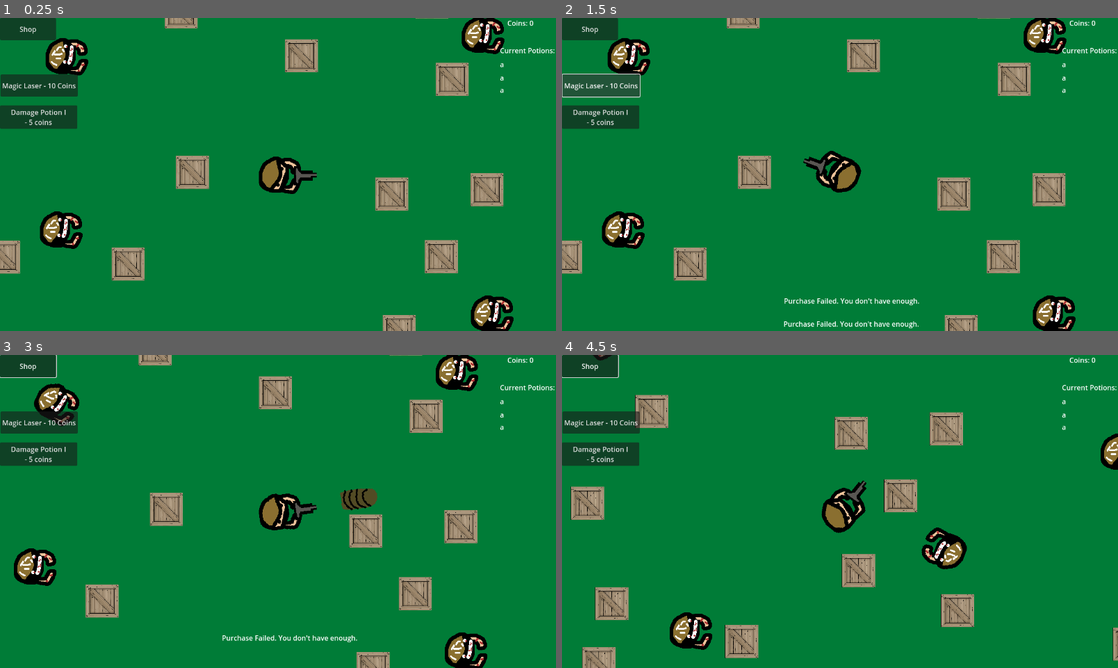
Above: before the commit, frames 1-4 (two rows, left to right).
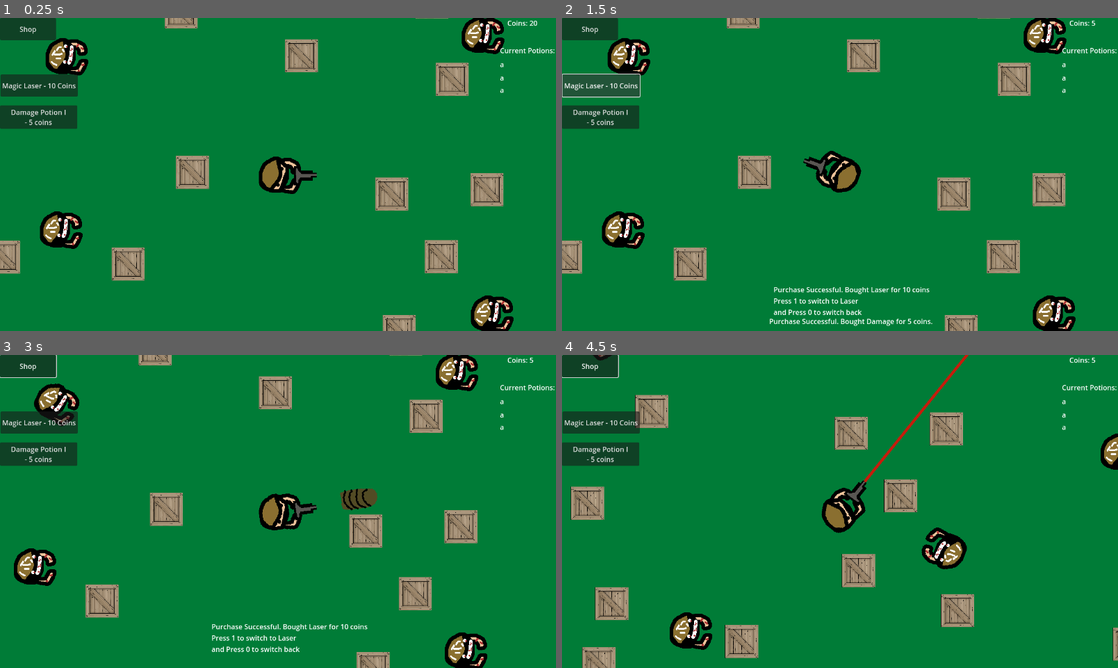
Above: after the commit, the same moments.

Repository: FlipSniper/BATTLEGROUNDS
Game: Godot game, scene res://scenes/world.tscn
Two runs of this game, one before a commit and one after it. Both use one fixed random seed, a clock stepped at 60 frames per second and the inputs below.
Inputs (mouse positions are in pixels of both pictures, inside the frame that each line leads up to):
- Up to frame 1 (0.25 s): no input
- Up to frame 2 (1.5 s): click "Damage Potion I - 5 coins" at 0.5 s; click "Magic Laser - 10 Coins" at 1.25 s
- Up to frame 3 (3 s): click "Shop" at 2 s; tap Enter at 2.75 s; move the mouse to (400, 495) at 2.77 s; press the mouse at (400, 495) at 2.78 s; hold D (move_right) from 2.78 s (still down)
- Up to frame 4 (4.5 s): move the mouse to (728, 527) at 3.52 s; release D (move_right) at 3.53 s; release the mouse at (728, 527) at 3.53 s; hold S (move_down) 3.53-4.28 s; tap 0 (toggle_gun) at 3.6 s; move the mouse to (895, 442) at 4.27 s; hold D (move_right) from 4.28 s (still down); tap 1 (toggle_laser) at 4.35 s

The runs differ from the first frame. In frame 1, less than 0.1% of the frame differs, in the area x 95-97%, y 0-3%; in frame 2, 1.1%, in the area x 37-96%, y 0-100%; in frame 3, 0.7%; in frame 4, 0.3%.

Commit message:
Temporary Potions Expandable version

Diff:
--- a/battlegorunds/scripts/Inventory.gd
+++ b/battlegorunds/scripts/Inventory.gd
@@ -1,5 +1,5 @@
 extends Node
 
-var coins: int = 0
+var coins: int = 20
 var unlocked: Array = ["gun"]
 var potions: Array = []
--- a/battlegorunds/scripts/Shop.gd
+++ b/battlegorunds/scripts/Shop.gd
@@ -24,8 +24,6 @@
 		Inventory.potions.append("Damage_I")
 		await get_tree().create_timer(2).timeout
 		$Damage/Successful.visible = false
-		await get_tree().create_timer(60).timeout
-		Inventory.potions.erase("Damage_I")
 	else:
 		$Damage/Failure.visible = true
 		await get_tree().create_timer(2).timeout
--- a/battlegorunds/scripts/default.gd
+++ b/battlegorunds/scripts/default.gd
@@ -5,3 +5,6 @@
 func _on_button_pressed() -> void:
 	var shop = $"../Shop"
 	shop.visible = !shop.visible
+
+func _process(delta: float) -> void:
+	pass
--- a/battlegorunds/scripts/player.gd
+++ b/battlegorunds/scripts/player.gd
@@ -75,11 +75,17 @@
 				collider.player = self
 				collider.take_damage(damage)
 	if Inventory.potions.size() != 0:
-		for i in range(0,Inventory.potions.size()-1):
-			var potion = i
-			for j in range(0,Inventory.potions.size()-1):
-				pass
-
+		print("trying")
+		for i in range(0,Inventory.potions.size()):
+			print(Inventory.potions)
+			var potion = Inventory.potions[i]
+			for j in range(0,Inventory.potions.size()):
+				if potion == Inventory.potions[j]:
+					if potion == "Damage_I":
+						damage+=1
+						Inventory.potions.remove_at(i)
+						print(Inventory.potions)
+						start_timer(60,1)
 func _physics_process(delta: float) -> void:
 	var move_dir = Vector2(Input.get_axis("move_left", "move_right"),
 	Input.get_axis("move_up", "move_down"))
@@ -92,6 +98,10 @@
 
 	move_and_slide()
 
+func start_timer(time,damage_sub):
+	await get_tree().create_timer(time).timeout
+	damage-=damage_sub
+
 func _on_hit_box_body_entered(body: Node2D) -> void:
 	if body is Enemy:
 		died.emit()
